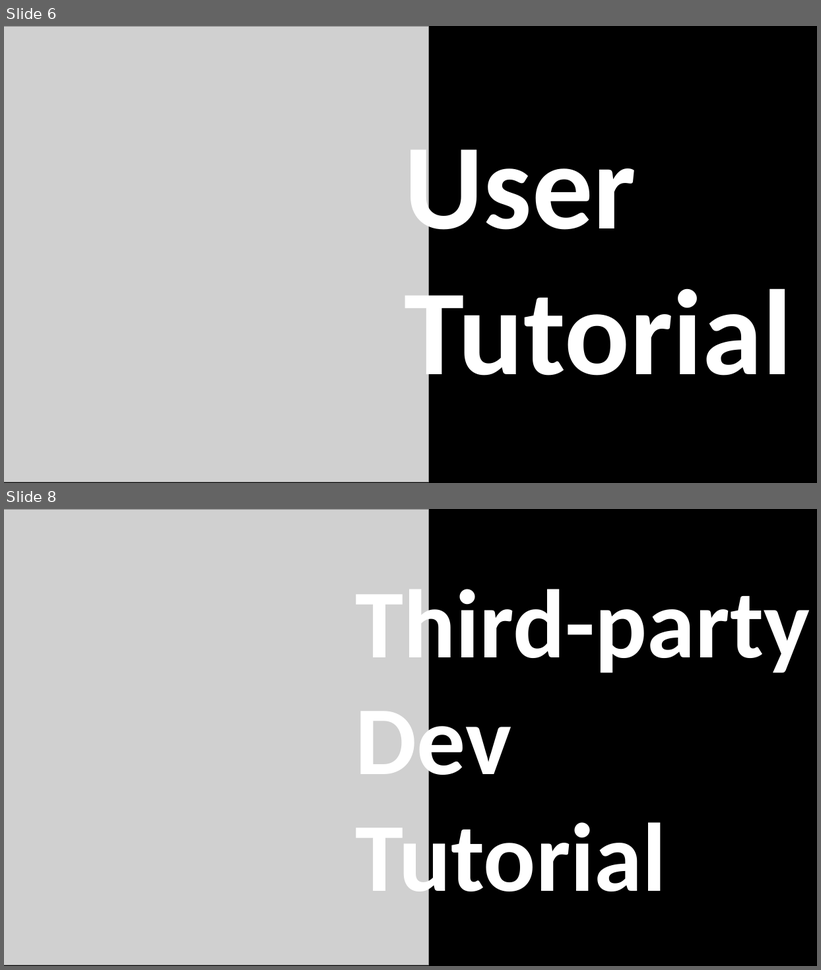
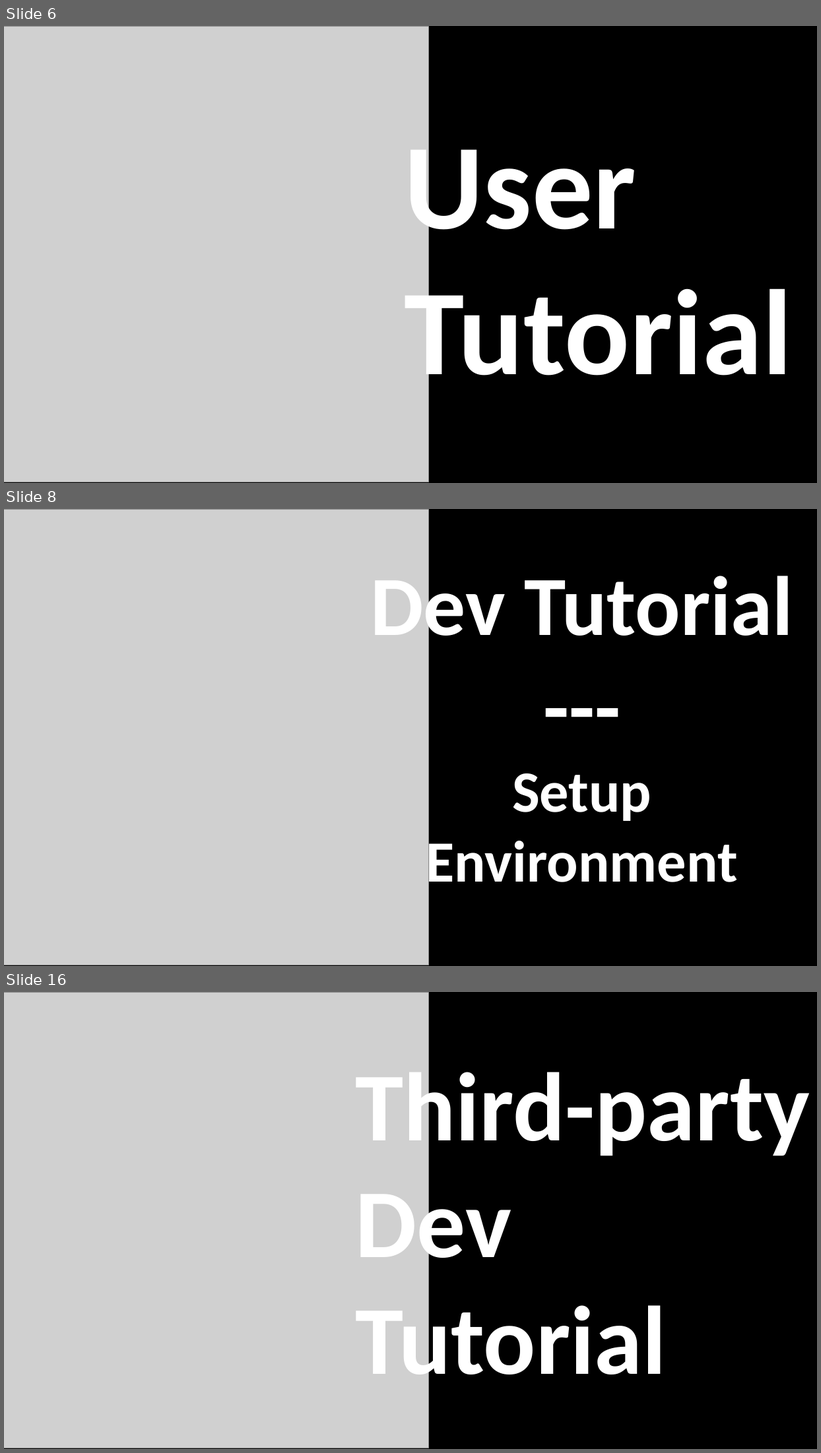
Before and after one commit to MiniGameWorlds/MiniGameWorld, a slide deck: resources/MiniGameWorld.pptx. Shown one above the other, each under a label of ours: slides 6 and 8 before the commit, slides 6, 8 and 16 after it; the slides between them are not shown. The pictures are 821x970 and 821x1453 pixels, drawn with LibreOffice and Linux fonts; fonts in the diff are those of the drawing; grey boxes stand for pictures. Boxes give left, top, right and bottom in pixels: in the first picture for what was removed or moved away, otherwise in the second. Text is boxed around its words. In the diff, an @@ line names an element or a change of style, - is before the commit and + after.

```diff
--- a/resources/MiniGameWorld.pptx
+++ b/resources/MiniGameWorld.pptx
@@ slide 8 added at box(4, 509, 817, 966), background #000000 @@
@@ picture added at box(4, 509, 428, 966) @@
@@ text added at box(370, 565, 793, 896), 138 pt, text #FFFFFF, bold @@
+Dev Tutorial
+---
+Setup Environment
@@ what was slide 8 is now slide 16 @@
```
Also in this commit, not shown: 8 other slides added, 1 slide removed, 3 other files.
